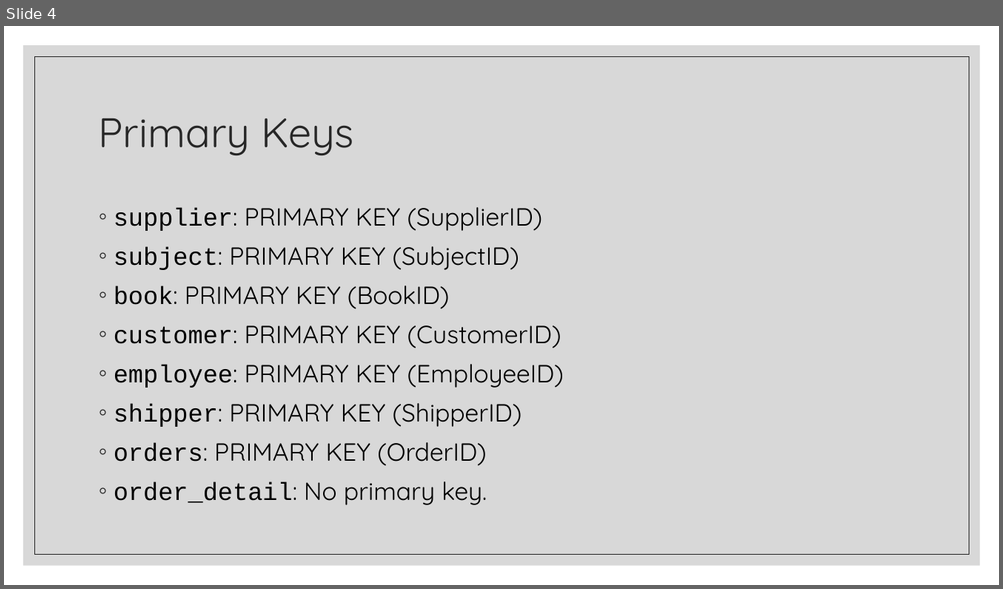
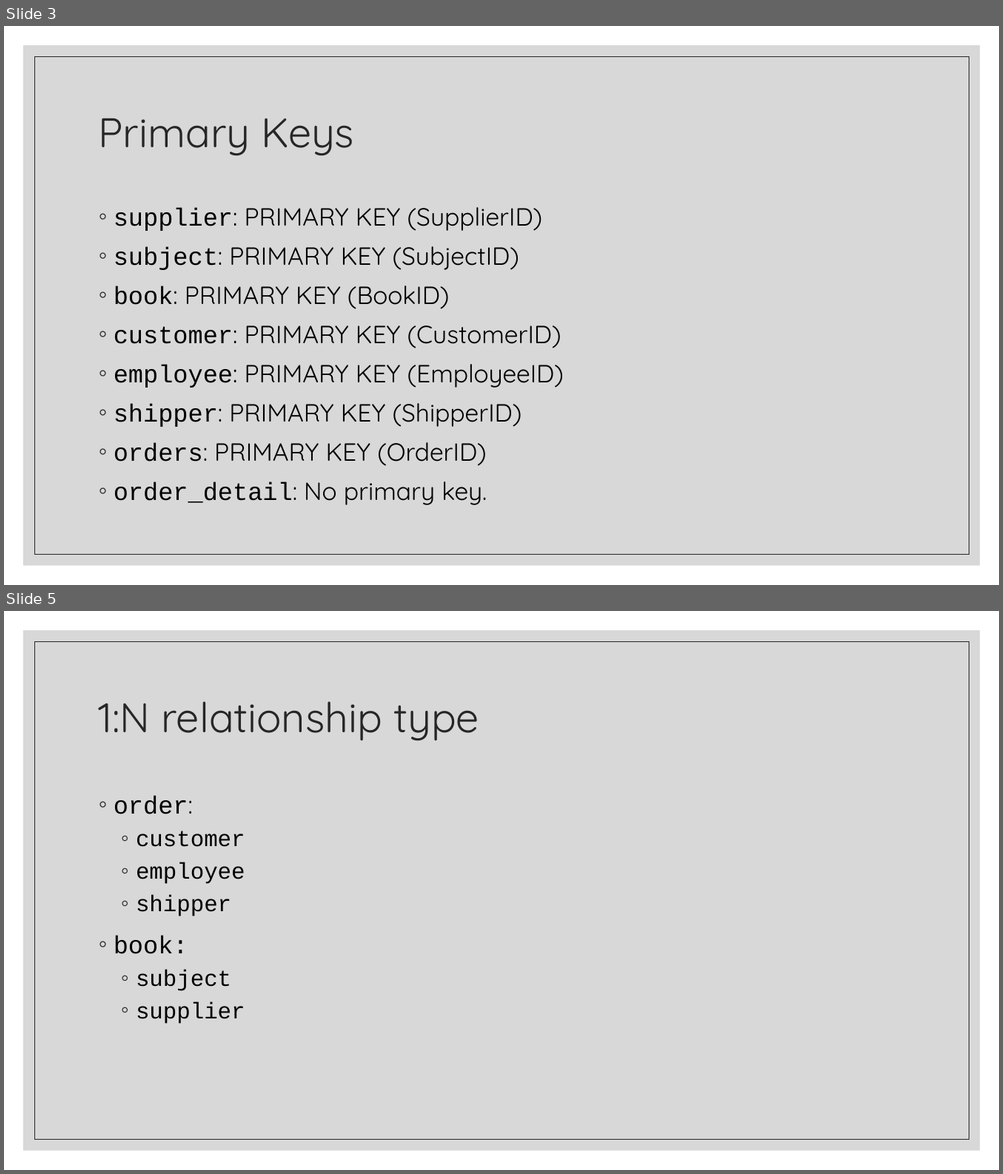
Before and after one commit to COMP-6120/FinalProject, a slide deck: Presentation.pptx. Shown one above the other, each under a label of ours: slide 4 before the commit, slides 3 and 5 after it; the slides between them are not shown. The pictures are 1003x589 and 1003x1174 pixels, drawn with LibreOffice and Linux fonts; fonts in the diff are those of the drawing. Boxes give left, top, right and bottom in pixels: in the first picture for what was removed or moved away, otherwise in the second. Text is boxed around its words. In the diff, an @@ line names an element or a change of style, - is before the commit and + after.

```diff
--- a/Presentation.pptx
+++ b/Presentation.pptx
@@ slide 5 added at [4,611,999,1170], background #FFFFFF; not listed: 2 template elements that a slide beside it also shows @@
@@ title added at [99,701,479,741], 40 pt, text #262626 @@
+1:N relationship type
@@ text added at [114,796,245,1024], 22 pt, text #000000 @@
+◦ order:
+  ◦ customer
+  ◦ employee
+  ◦ shipper
+◦ book:
+  ◦ subject
+  ◦ supplier
@@ what was slide 4 is now slide 3 @@
```
Also in this commit, not shown: 1 slide changed, 1 other slide added, 1 slide removed, 2 other files.
